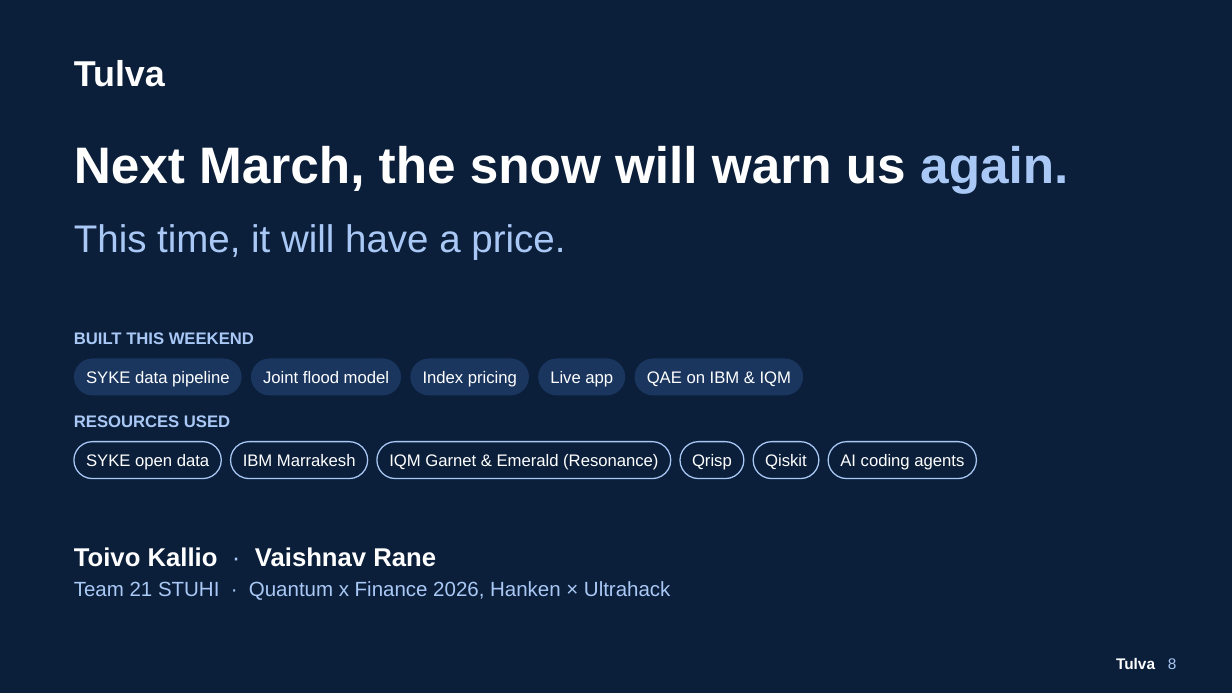
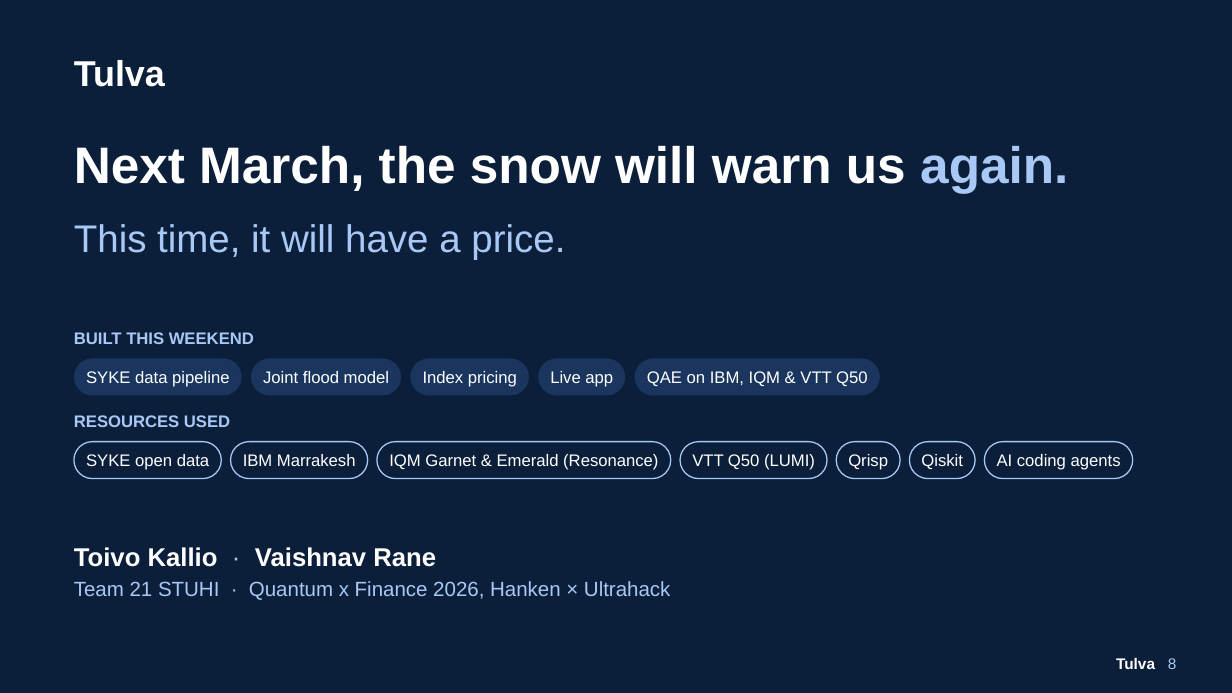
Before and after one commit to Zawaer/tulva, a slide deck: slide 8 of deck/Tulva_QxF2026.pptx. Drawn at 1232x693 pixels with LibreOffice and Linux fonts; fonts in the diff are those of the drawing. Boxes give left, top, right and bottom in pixels: in the first picture for what was removed or moved away, otherwise in the second. Text is boxed around its words. In the diff, an @@ line names an element or a change of style, - is before the commit and + after.

```diff
--- a/deck/Tulva_QxF2026.pptx
+++ b/deck/Tulva_QxF2026.pptx
@@ rounded rectangle: place and size @@
-rounded rectangle at <box>635,359,804,396</box>
+rounded rectangle at <box>635,359,880,396</box>
@@ text at <box>647,371,867,386</box>: text changed @@
-QAE on IBM & IQM
+QAE on IBM, IQM & VTT Q50
@@ rounded rectangle: place and size @@
-rounded rectangle at <box>680,442,744,479</box>
+rounded rectangle at <box>680,442,827,479</box>
@@ rounded rectangle: place and size @@
-rounded rectangle at <box>753,442,819,479</box>
+rounded rectangle at <box>836,442,900,479</box>
@@ rounded rectangle: place and size @@
-rounded rectangle at <box>828,442,977,479</box>
+rounded rectangle at <box>909,442,975,479</box>
@@ 3 texts: place and size @@
-3 texts at <box>692,454,964,470</box>
+3 texts at <box>848,454,1121,470</box>
@@ rounded rectangle added at <box>984,442,1133,479</box>, fill #0B1F3A, outline #A9C8F5 1 pt @@
@@ text added at <box>692,454,815,470</box>, 13 pt, text #FFFFFF @@
+VTT Q50 (LUMI)
```
Also in this commit, not shown: 3 other slides changed, 11 other files.
